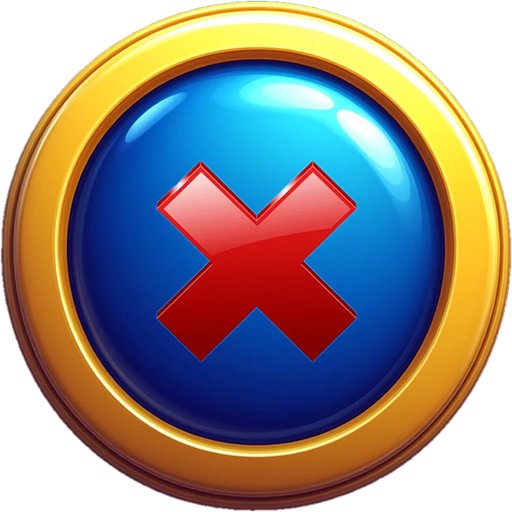
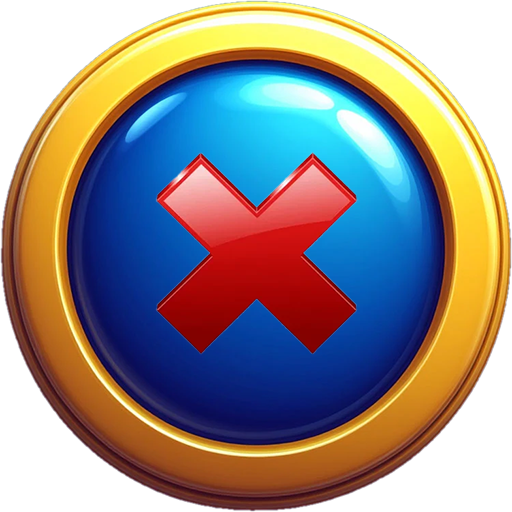
Layer changes from the first 512 × 512 image to the second:
showed "Слой 2", painted on it over [155, 152, 359, 364]
hid "Слой 3" over [154, 152, 359, 364]
showed "Слой 1" over [154, 152, 359, 364]
